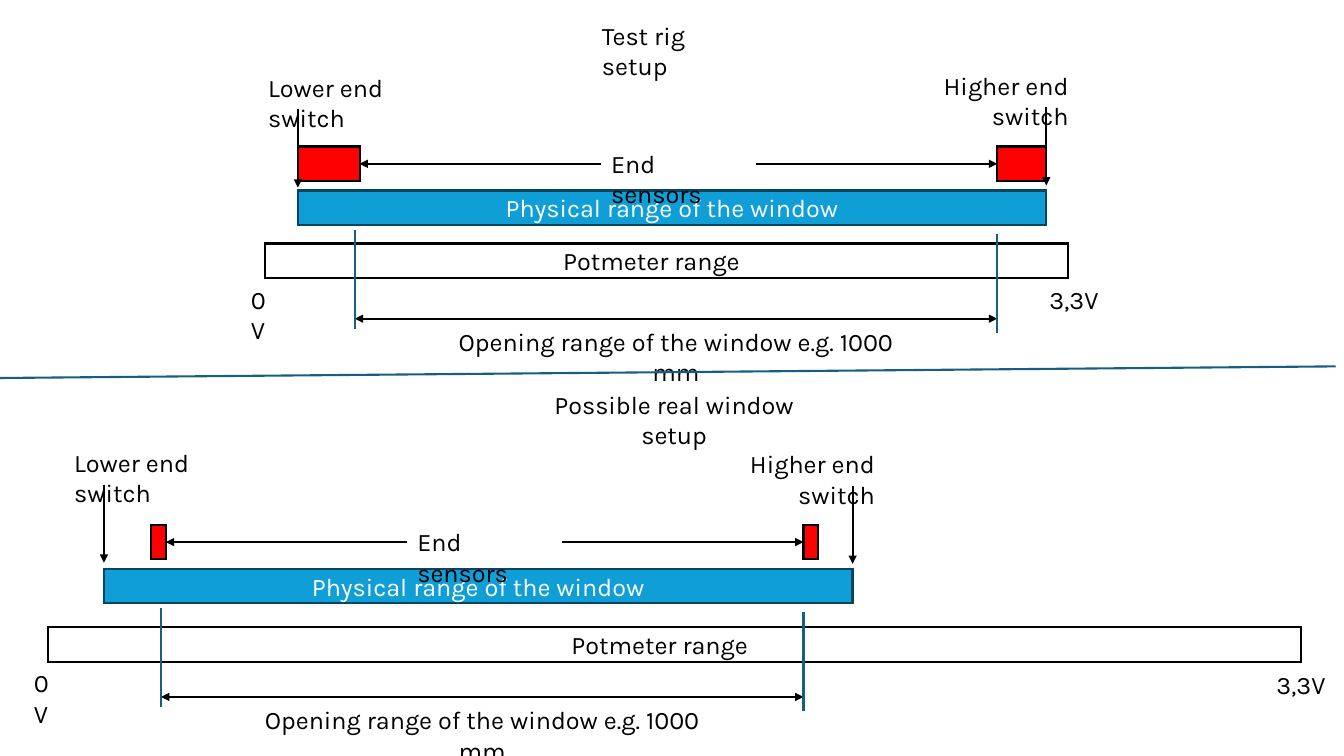
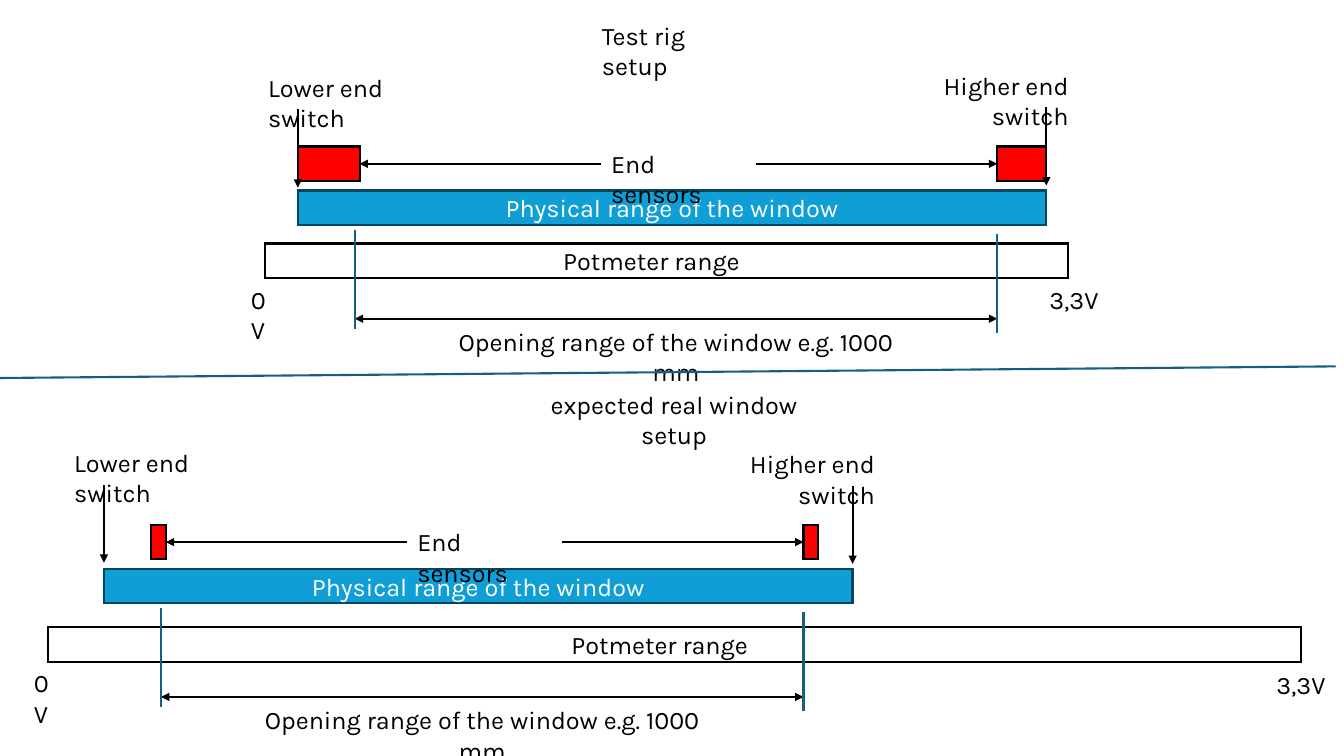
Before and after one commit to pe1mew/wire-encoder-modbus-interface, a slide deck: slide 3 of design/WindowsRanges.pptx. Drawn at 1344x756 pixels with LibreOffice and Linux fonts; fonts in the diff are those of the drawing. Boxes give left, top, right and bottom in pixels: in the first picture for what was removed or moved away, otherwise in the second. Text is boxed around its words. In the diff, an @@ line names an element or a change of style, - is before the commit and + after.

```diff
--- a/design/WindowsRanges.pptx
+++ b/design/WindowsRanges.pptx
@@ text at (551, 396, 797, 450): text changed @@
-Possible real window setup
+expected real window setup
```
Also in this commit, not shown: 3 other files.
